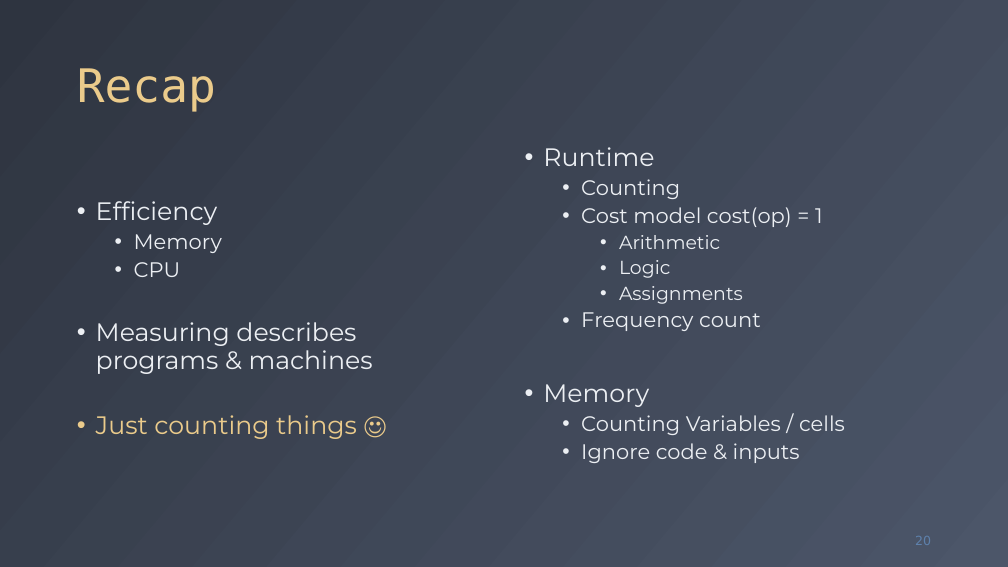
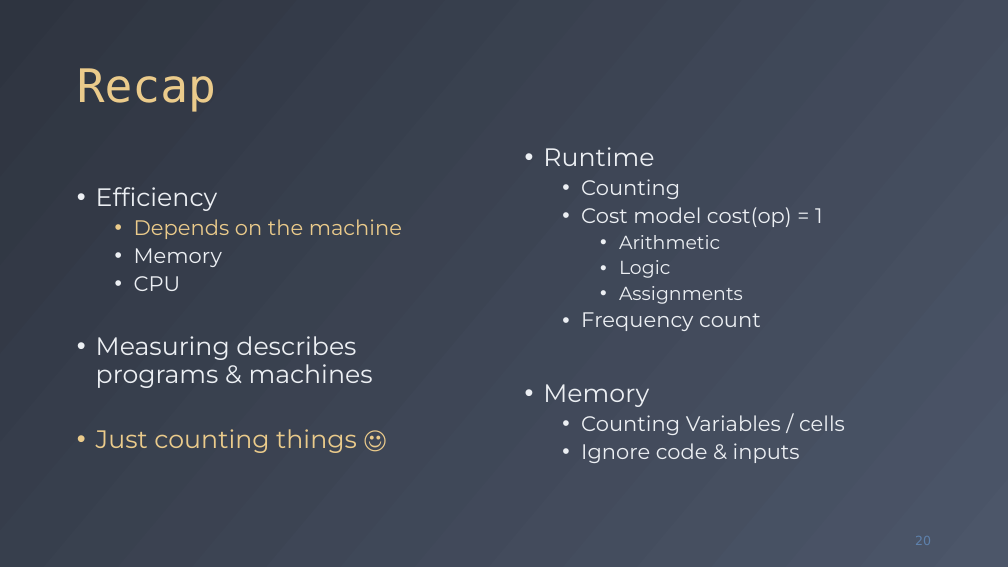
Before and after one commit to fchauvel/ntnu-idata2302-website, a slide deck: slide 20 of source/foundations/_static/efficiency/efficiency.pptx. Drawn at 1008x567 pixels with LibreOffice and Linux fonts; fonts in the diff are those of the drawing. Boxes give left, top, right and bottom in pixels: in the first picture for what was removed or moved away, otherwise in the second. Text is boxed around its words. In the diff, an @@ line names an element or a change of style, - is before the commit and + after.

```diff
--- a/source/foundations/_static/efficiency/efficiency.pptx
+++ b/source/foundations/_static/efficiency/efficiency.pptx
@@ text at (134,219,402,239): paragraph added @@
+  • Depends on the machine
```
Also in this commit, not shown: 1 other slide changed, 2 other files.
